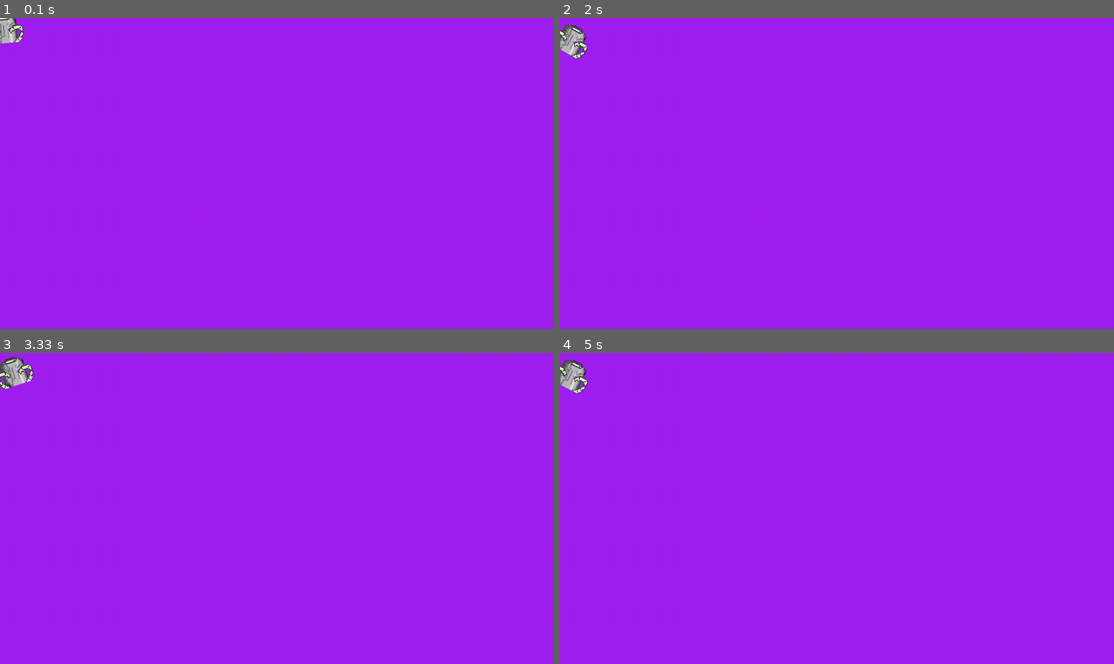
Above: before the commit, frames 1-4 (two rows, left to right).
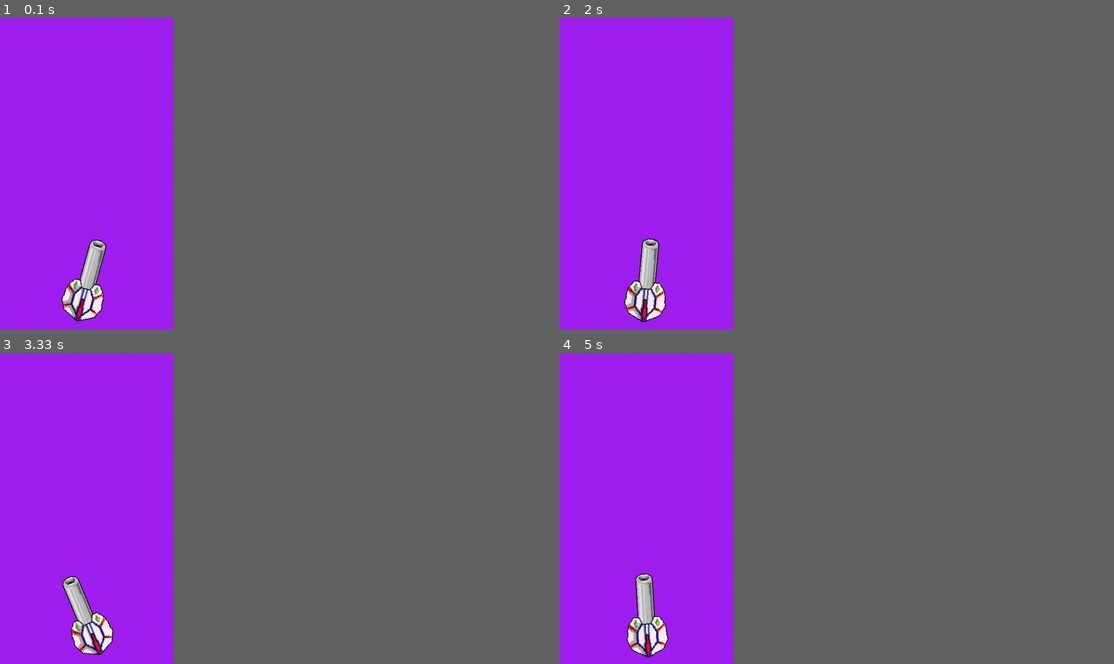
Above: after the commit, the same moments.

Repository: denisAlberto/POCs
Game: pygame game, started from pygame/teste_01.py
The game is run twice, just before and just after one commit, with the same random seed, the same clock (stepped at 60 frames per second) and the same inputs.
Inputs:
- Up to frame 1 (0.1 s): no input
- Up to frame 2 (2 s): no input
- Up to frame 3 (3.33 s): no input
- Up to frame 4 (5 s): no input
In our replay, the window is 900x506 before the commit and 281x506 after it. These sizes can differ from the game's own. Grey fills any space a smaller window leaves; there, only what the larger window draws over its background counts as a difference.

The runs differ from the first frame. In frame 1, 1.5% of the frame differs, in the area x 0-20%, y 0-98%; in frame 2, 1.7%; in frame 3, 1.7%, in the area x 0-21%, y 0-98%; in frame 4, 1.7%.

Commit message:
criada a classe Cannon e desenhando canhao em baixo

Diff:
--- /dev/null
+++ b/fractal/OpenGL/base.py
@@ -0,0 +1,41 @@
+import pygame
+import sys
+from input import Input
+
+
+class Base(object):
+    def __init__(self):
+        pygame.init()
+        screen_size = (512, 512)
+        display_flags = pygame.DOUBLEBUF | pygame.OPENGL
+        self.screen = pygame.display.set_mode(screen_size, display_flags)
+        pygame.display.set_caption("OPENGL TEST")
+        self.running = True
+        self.clock = pygame.time.Clock()
+        self.input = Input()
+
+    def initialize(self):
+        pass
+
+    def update(self):
+        pass
+
+    def run(self):
+        self.initialize()
+
+        while( self.running ):
+
+            self.input.update()
+
+            if self.input.quit:
+                self.running = False
+
+            self.update()
+
+            pygame.display.flip()
+
+            self.clock.tick(60)
+
+
+        pygame.quit()
+        sys.exit()
--- /dev/null
+++ b/fractal/OpenGL/input.py
@@ -0,0 +1,10 @@
+import pygame
+
+class Input(object):
+    def __init__(self) -> None:
+        self.quit = False
+
+    def update(self):
+        for event in pygame.event.get():
+            if event.type == pygame.QUIT:
+                self.quit = True
--- /dev/null
+++ b/fractal/OpenGL/openGLUtils.py
@@ -0,0 +1,48 @@
+from OpenGL import GL
+
+#aula 6
+class OpenGLUtils(object):
+
+    @staticmethod
+    def initializeShader(shaderCode, shaderType):
+        #OpenGL version and requirements
+        extension = "#extension GL_ARB_shading_language_420pack: require\n"
+        shaderCode = "#version 130 \n " + extension + shaderCode
+
+        shaderRef = GL.glCreateShader(shaderType)
+        GL.glShaderSource(shaderRef, shaderCode)
+        GL.glCompileShader(shaderRef)
+
+        compileSuccess = GL.glGetShaderiv(shaderRef, GL.GL_COMPILE_STATUS)
+
+        if not compileSuccess:
+            errorMessage = GL.glGetShaderInfoLog(shaderRef)
+            GL.glDeleteShader(shaderRef)
+            errorMessage = "\n" + errorMessage.decode("utf-8")
+            raise Exception( errorMessage )
+
+        return shaderRef
+
+    @staticmethod
+    def initializeProgram( vertexShaderCode, fragmentShaderCode ):
+        vertexShaderRef = OpenGLUtils.initializeShader(
+            vertexShaderCode, GL.GL_VERTEX_SHADER)
+        fragmentShaderRef = OpenGLUtils.initializeShader(
+            fragmentShaderCode, GL.GL_FRAGMENT_SHADER)
+
+        programRef = GL.glCreateProgram()
+
+        GL.glAttachShader(programRef, vertexShaderRef)
+        GL.glAttachShader(programRef, fragmentShaderRef)
+
+        GL.glLinkProgram(programRef)
+
+        linkSuccess = GL.glGetProgramiv( programRef, GL.GL_LINK_STATUS)
+
+        if not linkSuccess:
+            errorMessage = GL.glGetShaderInfoLog(programRef)
+            GL.glDeleteShader(programRef)
+            errorMessage = "\n" + errorMessage.decode("utf-8")
+            raise Exception( errorMessage )
+
+        return programRef
--- /dev/null
+++ b/fractal/OpenGL/test.py
@@ -0,0 +1,11 @@
+from base import Base
+
+class Test(Base):
+    def initialize(self):
+        print("initializing")
+
+    def update(self):
+        print("updating")
+
+
+Test().run()
--- /dev/null
+++ b/fractal/tree.py
@@ -0,0 +1,10 @@
+import turtle
+MINIMUM_BRANCH_LENGTH = 5
+def build_tree(t, branch_length, shorten_by, angle):
+  pass
+tree = turtle.Turtle()
+tree.hideturtle()
+tree.setheading(90)
+tree.color('green')
+build_tree(tree, 50, 5, 30)
+turtle.mainloop()
--- a/mine_command.py
+++ /dev/null
@@ -1,17 +0,0 @@
-coord1 = input('Entre com a primeira coordenada X Y Z. Ex.: -123, 60, 655\n')
-coord2 = input('Entre com a segunda coordenada X Y Z. Ex.: -123, 60, 655\n')
-coord3 = input('Entre com a coordenada onde deseja clonar os blocos X Y Z. Ex.: -123, 60, 655\n')
-
-coord1 = [int(v) for v in coord1.split(',')]
-coord2 = [int(v) for v in coord2.split(',')]
-
-a = abs(coord1[0] - coord2[0])
-b = abs(coord1[1] - coord2[1])
-c = abs(coord1[2] - coord2[2])
-
-n_blocks = a * b * c
-if n_blocks >= 32768:
-    cmd_divisions = 1
-
-initial_coord = [min(a,b) for a, b in zip(coord1, coord2)]
-final_coord = [max(a,b) for a, b in zip(coord1, coord2)]
--- /dev/null
+++ b/minecraft/mine_command.py
@@ -0,0 +1,20 @@
+coord1 = input('Entre com a primeira coordenada X Y Z. Ex.: -123, 60, 655\n')
+coord2 = input('Entre com a segunda coordenada X Y Z. Ex.: -123, 60, 655\n')
+coord3 = input('Entre com a coordenada onde deseja clonar os blocos X Y Z. Ex.: -123, 60, 655\n')
+
+coord1 = [int(v) for v in coord1.split(',')]
+coord2 = [int(v) for v in coord2.split(',')]
+coord3 = [int(v) for v in coord3.split(',')]
+
+a = abs(coord1[0] - coord2[0])
+b = abs(coord1[1] - coord2[1])
+c = abs(coord1[2] - coord2[2])
+
+n_blocks = a * b * c
+if n_blocks >= 32768:
+    cmd_divisions = 1
+
+initial_coord = [min(a,b) for a, b in zip(coord1, coord2)]
+final_coord = [max(a,b) for a, b in zip(coord1, coord2)]
+
+print(f'/clone {initial_coord[0]} {initial_coord[1]} {initial_coord[2]} {final_coord[0]} {final_coord[1]} {final_coord[2]} {coord3[0]} {coord3[1]} {coord3[2]}')
--- /dev/null
+++ b/pygame/cannon.py
@@ -0,0 +1,53 @@
+from typing import Any
+import pygame
+import random
+
+class Cannon:
+    def __init__(self,
+                 position,
+                 player_number,
+                 scale) -> None:
+
+        self.max_angle = 30
+        self.life = 100
+        self.angle_inc = 0.35
+        self.angle = random.uniform(-self.max_angle, self.max_angle)
+        self.clockwise = random.choice([True, False])
+        self.position = position
+        self.cannon_image = pygame.image.load(f'player_{player_number}//cannon.png').convert_alpha()
+        self.cannon_image = pygame.transform.scale( self.cannon_image,
+                                                    (self.cannon_image.get_width() * scale,
+                                                        self.cannon_image.get_height() * scale ))
+
+        self.base = pygame.image.load(f'player_{player_number}//cannon_base.png').convert_alpha()
+        self.base = pygame.transform.scale( self.base,
+                                            (self.base.get_width() * scale,
+                                                self.base.get_height() * scale ))
+
+    def render(self, screen):
+        rotated = pygame.transform.rotate(self.cannon_image, self.angle)
+        screen.blit(rotated, (self.position[0] - rotated.get_width() // 2, self.position[1] - rotated.get_height() // 2))
+
+        rotated = pygame.transform.rotate(self.base, self.angle)
+        screen.blit(rotated, (self.position[0] - rotated.get_width() // 2, self.position[1] - rotated.get_height() // 2))
+
+        if self.clockwise:
+            if self.angle > -self.max_angle:
+                self.angle -= self.angle_inc
+            else:
+                self.clockwise = False
+        else:
+            if self.angle < self.max_angle:
+                self.angle += self.angle_inc
+            else:
+                self.clockwise = True
+
+
+    def fire(self):
+        pass
+
+    def special(self):
+        pass
+
+    def get_damage(self):
+        pass
--- a/pygame/teste_01.py
+++ b/pygame/teste_01.py
@@ -1,22 +1,14 @@
 import pygame
+from cannon import Cannon
 
 pygame.init()
-screen = pygame.display.set_mode((1280, 720))
+screen = pygame.display.set_mode((400, 720))
 clock = pygame.time.Clock()
 running = True
 dt = 0
 
-player_pos = pygame.Vector2(screen.get_width() / 2, screen.get_height() / 2)
-
-cannon_base = pygame.image.load('cannon_base.png').convert_alpha()
-cannon_base = pygame.transform.scale(cannon_base, (100,100))
-i = 0
-j = 0
-clock_wise = False
-
-def render_cannon(display, rotation, pos):
-    rotated = pygame.transform.rotate(cannon_base, rotation)
-    screen.blit(rotated, (rotated.get_width() // 2 - pos[0], rotated.get_height() // 2 - pos[1]))
+player_1 = Cannon((screen.get_width() // 2, screen.get_height() - 100),
+                  1, 2 )
 
 while running:
     # poll for events
@@ -28,29 +20,11 @@
     # fill the screen with a color to wipe away anything from last frame
     screen.fill("purple")
 
-    if clock_wise:
-        if i > -45:
-            i-=1
-        else:
-            clock_wise = False
-
-    else:
-        if i < 45:
-            i+=1
-        else:
-            clock_wise = True
-
-    render_cannon(screen, i, (100,100))
+    player_1.render(screen)
 
     keys = pygame.key.get_pressed()
-    if keys[pygame.K_w]:
-        player_pos.y -= 300 * dt
-    if keys[pygame.K_s]:
-        player_pos.y += 300 * dt
-    if keys[pygame.K_a]:
-        player_pos.x -= 300 * dt
-    if keys[pygame.K_d]:
-        player_pos.x += 300 * dt
+    if keys[pygame.K_ESCAPE]:
+        running = False
 
     # flip() the display to put your work on screen
     pygame.display.flip()
Empty file added: fractal/OpenGL/__init__.py
Binary file removed: pygame/cannon.png
Binary file removed: pygame/cannon_base.png
Binary file added: pygame/player_1/cannon.png
Binary file added: pygame/player_1/cannon_base.png
Binary file added: pygame/player_2/cannon.png
Binary file added: pygame/player_2/cannon_base.png
